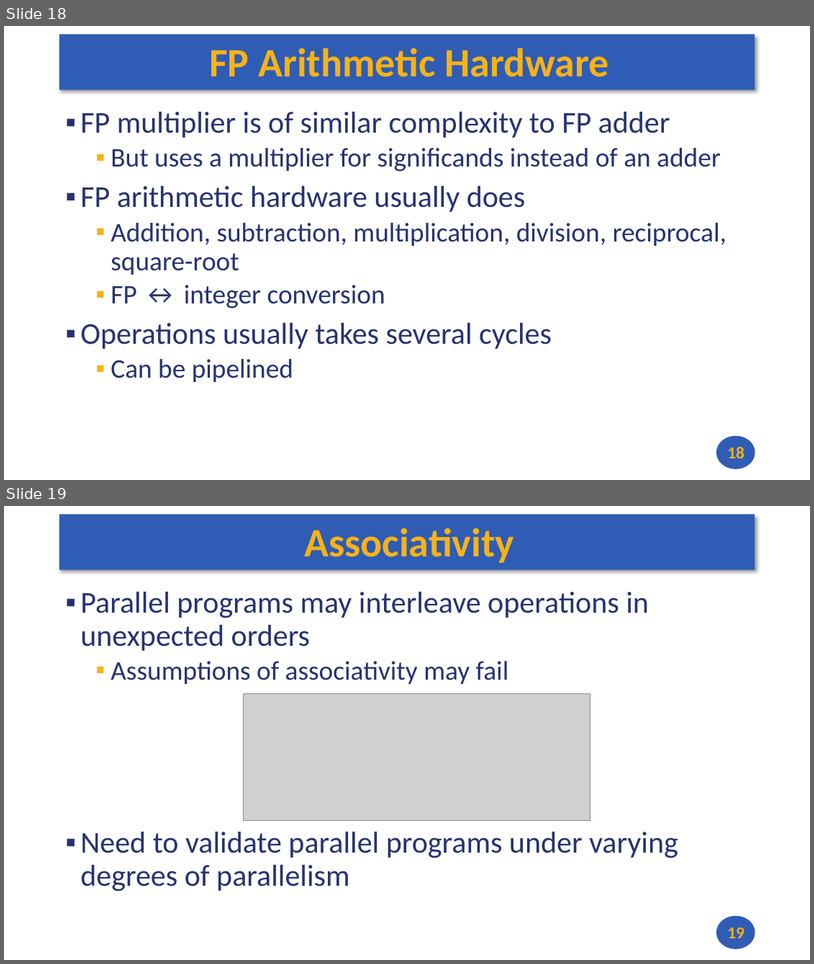
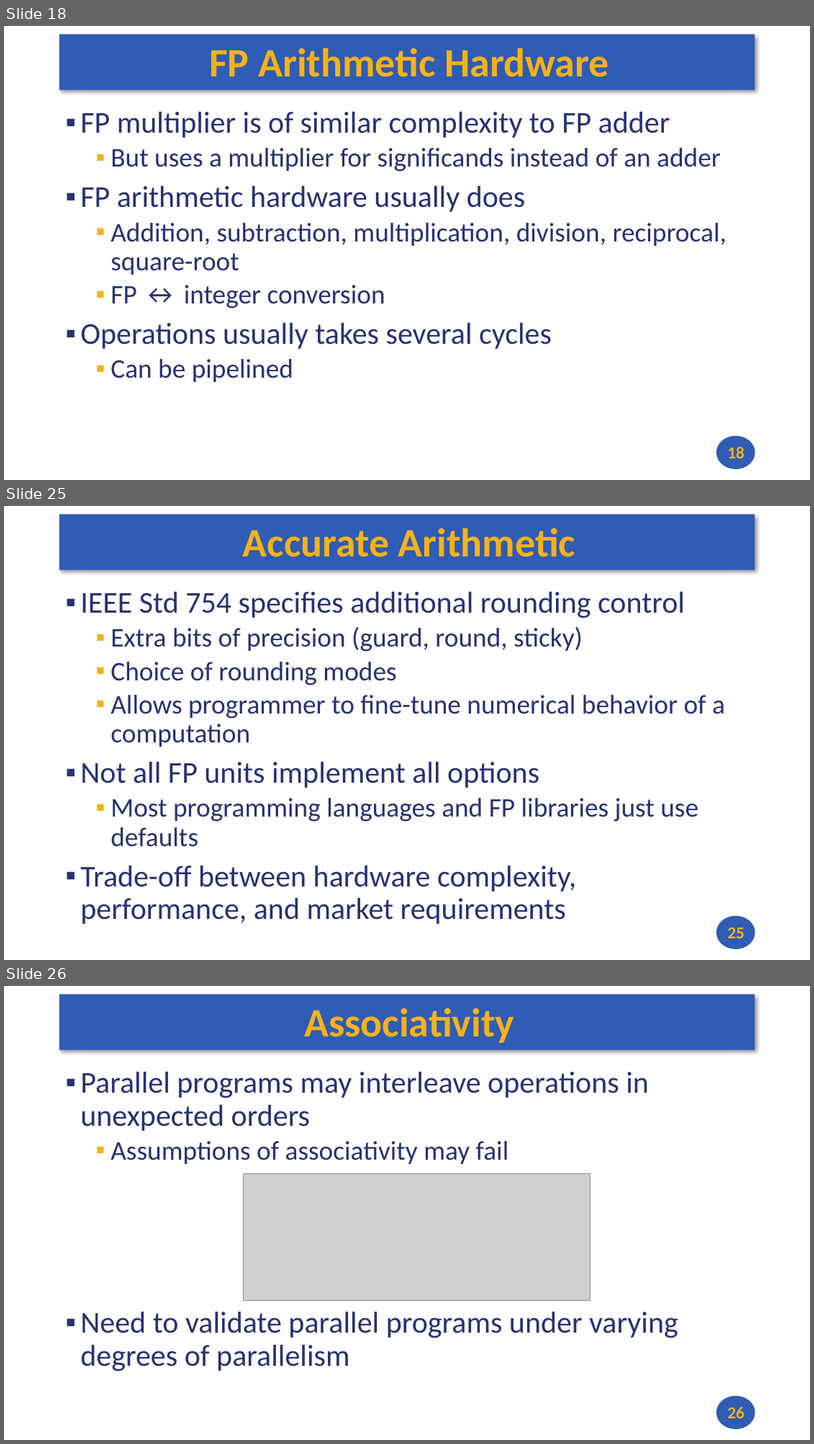
Before and after one commit to andrewt0301/hse-acos-course, a slide deck: docs/part1ca/09_FP/CA_Lecture_09.pptx. Shown one above the other, each under a label of ours: slides 18 and 19 before the commit, slides 18, 25 and 26 after it; the slides between them are not shown. The pictures are 814x964 and 814x1444 pixels, drawn with LibreOffice and Linux fonts; fonts in the diff are those of the drawing; grey boxes stand for pictures. Boxes give left, top, right and bottom in pixels: in the first picture for what was removed or moved away, otherwise in the second. Text is boxed around its words. In the diff, an @@ line names an element or a change of style, - is before the commit and + after.

```diff
--- a/docs/part1ca/09_FP/CA_Lecture_09.pptx
+++ b/docs/part1ca/09_FP/CA_Lecture_09.pptx
@@ slide 25 added at (4, 506, 810, 960), background #FFFFFF; not listed: 2 template elements that a slide beside it also shows @@
@@ title added at (243, 528, 576, 557), 48 pt, text #F7B217, bold @@
+Accurate Arithmetic
@@ text added at (80, 592, 725, 924), 32 pt, text #273272 @@
+▪ IEEE Std 754 specifies additional rounding control
+  ▪ Extra bits of precision (guard, round, sticky)
+  ▪ Choice of rounding modes
+  ▪ Allows programmer to fine-tune numerical behavior of a computation
+▪ Not all FP units implement all options
+  ▪ Most programming languages and FP libraries just use defaults
+▪ Trade-off between hardware complexity, performance, and market requirements
@@ page number added at (728, 926, 745, 938), 20 pt, text #F7B217, bold @@
+25
@@ what was slide 19 is now slide 26 @@
@@ page number at (728, 1406, 745, 1418): text changed @@
-19
+26
```
Also in this commit, not shown: 1 slide changed, 6 other slides added, 2 other files.
